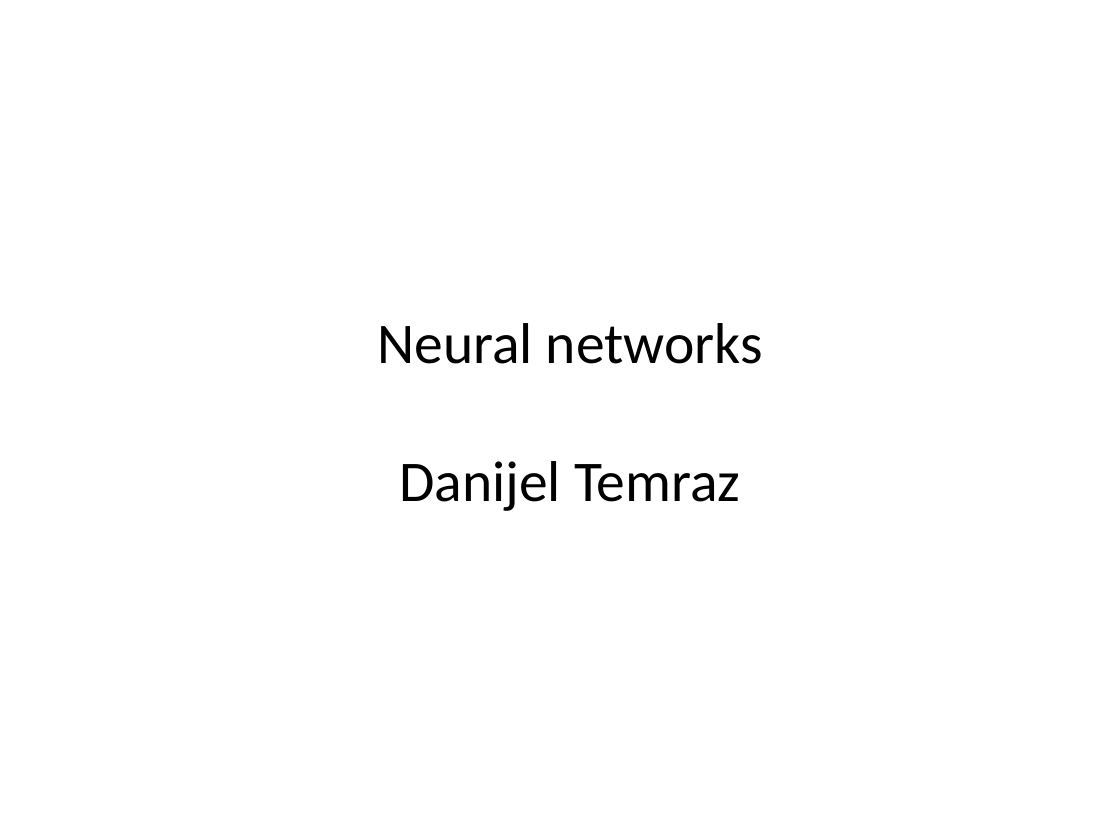
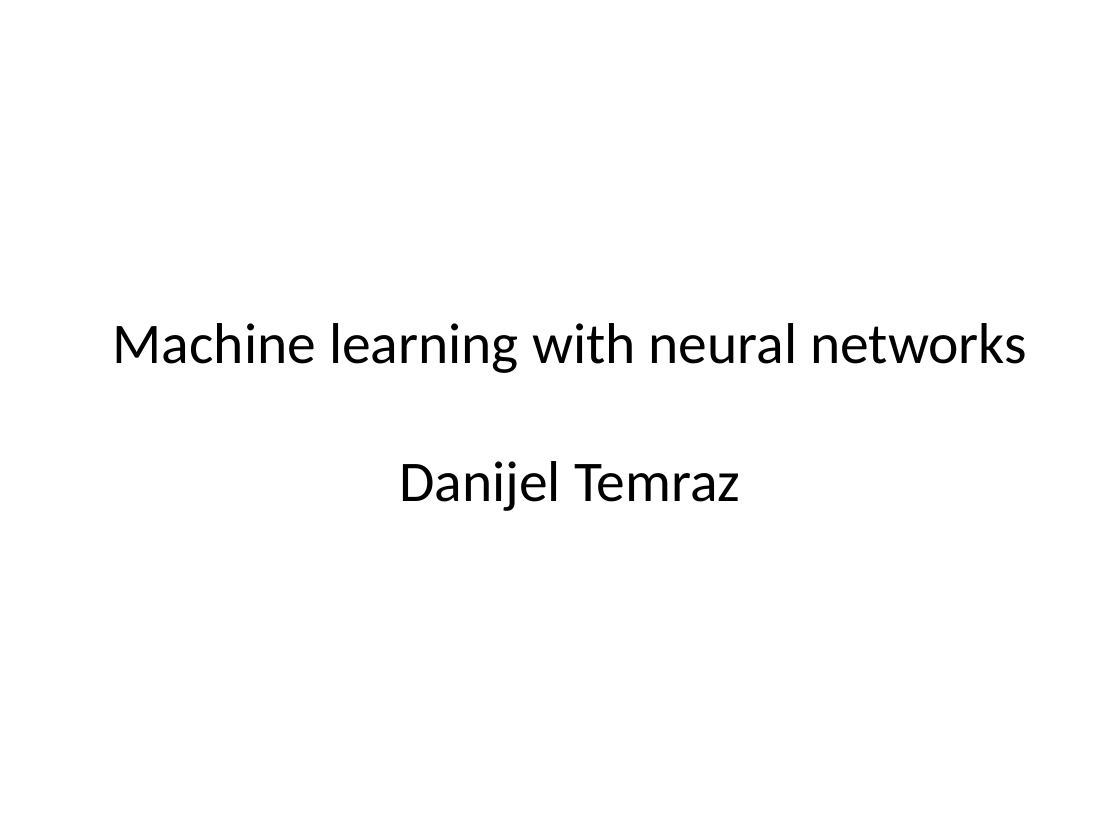
Before and after one commit to dtemraz/machine-learning, a slide deck: slide 2 of src/main/resources/nn.pptx. Drawn at 1120x840 pixels with LibreOffice and Linux fonts; fonts in the diff are those of the drawing; background and template pictures are left out. Boxes give left, top, right and bottom in pixels: in the first picture for what was removed or moved away, otherwise in the second. Text is boxed around its words. In the diff, an @@ line names an element or a change of style, - is before the commit and + after.

```diff
--- a/src/main/resources/nn.pptx
+++ b/src/main/resources/nn.pptx
@@ title at [113, 323, 1027, 511]: text changed @@
-Neural networks
-Danijel Temraz
+Machine learning with neural networks
+Danijel Temraz
```
Also in this commit, not shown: 4 other slides changed, 15 slides added, 39 other files.
